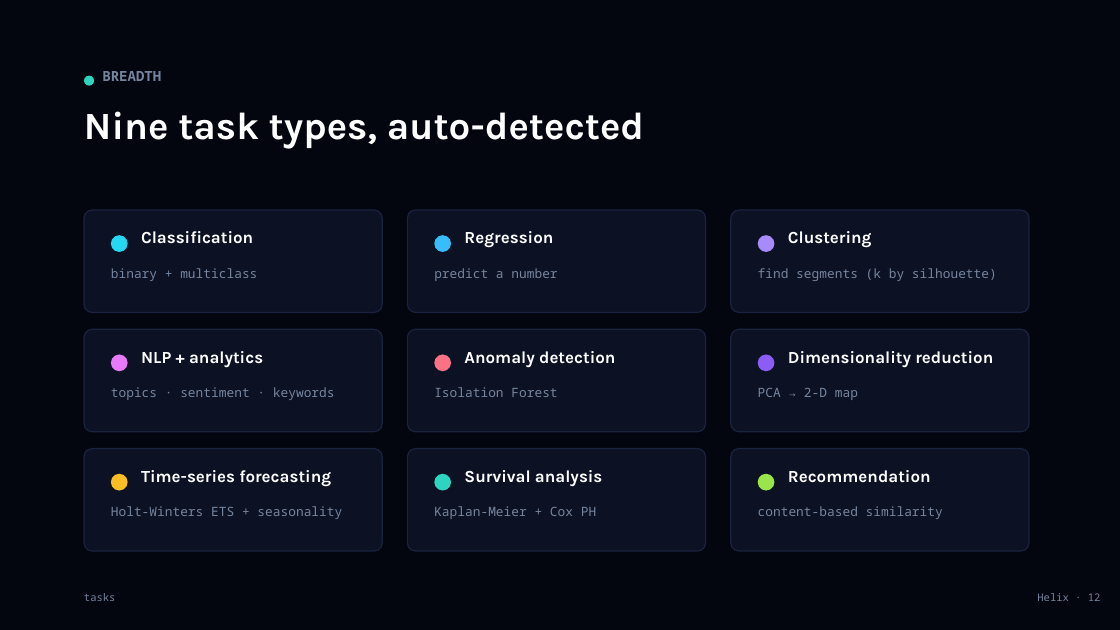
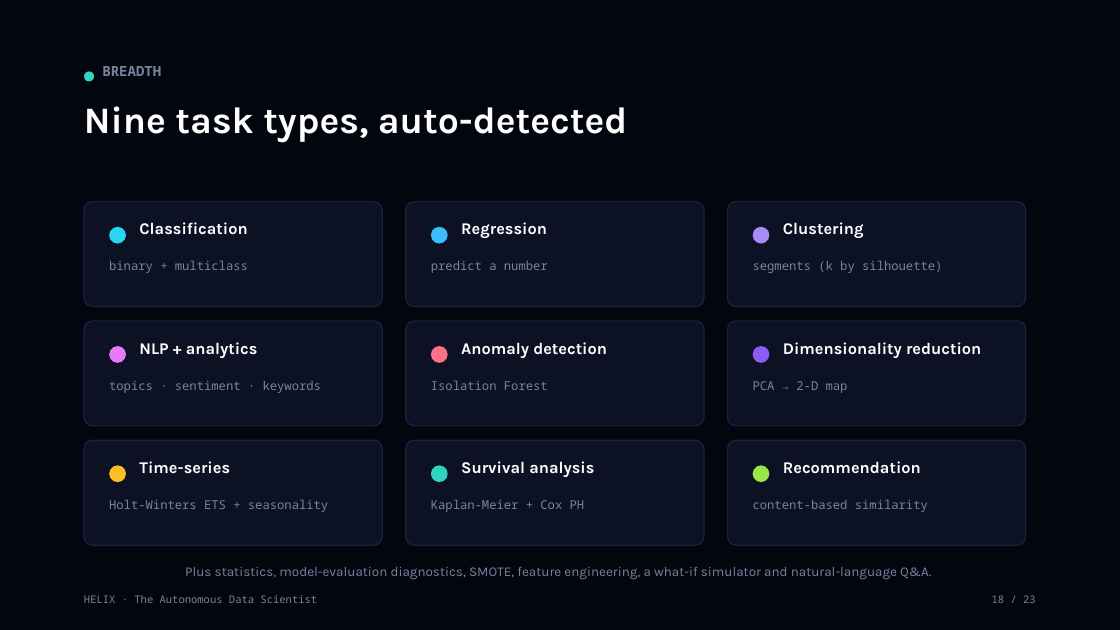
Before and after one commit to Srujan29112001/helix, a slide deck: slide 18 of presentation/Helix_Project_Deck.pptx (slide 12 before the commit). Drawn at 1120x630 pixels with LibreOffice and Linux fonts; fonts in the diff are those of the drawing. Boxes give left, top, right and bottom in pixels: in the first picture for what was removed or moved away, otherwise in the second. Text is boxed around its words. In the diff, an @@ line names an element or a change of style, - is before the commit and + after.

```diff
--- a/presentation/Helix_Project_Deck.pptx
+++ b/presentation/Helix_Project_Deck.pptx
@@ ellipse moved from (x1=84, y1=76, x2=94, y2=86) to (x1=84, y1=71, x2=94, y2=82) @@
@@ text "BREADTH" moved from (x1=102, y1=71, x2=161, y2=81) to (x1=102, y1=66, x2=161, y2=76) @@
@@ text "Nine task types, auto-detected" at (x1=84, y1=106, x2=627, y2=143): size 33 to 32 pt @@
@@ text "binary + multiclass" moved from (x1=111, y1=268, x2=257, y2=281) to (x1=109, y1=261, x2=248, y2=273) @@
@@ text "predict a number" moved from (x1=434, y1=268, x2=557, y2=281) to (x1=431, y1=261, x2=548, y2=273) @@
@@ text at (x1=753, y1=261, x2=942, y2=273): text changed; size 11 to 10.5 pt @@
-find segments (k by silhouette)
+segments (k by silhouette)
@@ text "PCA → 2-D map" moved from (x1=758, y1=388, x2=858, y2=400) to (x1=753, y1=381, x2=848, y2=393) @@
@@ 6 rounded rectangles, 3 ellipses, 2 texts moved together from (x1=84, y1=210, x2=706, y2=551) to (x1=84, y1=202, x2=704, y2=545) @@
@@ text at (x1=139, y1=461, x2=230, y2=474): text changed; size 14.5 to 14 pt @@
-Time-series forecasting
+Time-series
@@ 6 texts, 6 ellipses, 3 rounded rectangles moved together from (x1=434, y1=210, x2=1029, y2=551) to (x1=431, y1=202, x2=1026, y2=545) @@
@@ size 14.5 to 14 pt in 8 elements at (x1=139, y1=222, x2=247, y2=235), (x1=139, y1=342, x2=258, y2=358), (x1=461, y1=222, x2=547, y2=238), (x1=461, y1=461, x2=594, y2=477), (x1=461, y1=342, x2=607, y2=358), (x1=783, y1=222, x2=864, y2=238), (x1=783, y1=342, x2=981, y2=358), (x1=783, y1=461, x2=921, y2=474) @@
@@ size 11 to 10.5 pt in 8 elements at (x1=109, y1=261, x2=248, y2=273), (x1=109, y1=381, x2=321, y2=393), (x1=109, y1=500, x2=328, y2=512), (x1=431, y1=381, x2=548, y2=390), (x1=431, y1=500, x2=585, y2=512), (x1=431, y1=261, x2=548, y2=273), (x1=753, y1=381, x2=848, y2=393), (x1=753, y1=500, x2=928, y2=512) @@
@@ text added at (x1=185, y1=567, x2=931, y2=579), 11.5 pt, text #76859F @@
+Plus statistics, model-evaluation diagnostics, SMOTE, feature engineering, a what-if simulator and natural-language Q&A.
@@ text at (x1=84, y1=595, x2=317, y2=603): text changed @@
-tasks
+HELIX · The Autonomous Data Scientist
@@ text added at (x1=992, y1=595, x2=1036, y2=603), 9 pt, text #76859F @@
+18 / 23
@@ text removed at (x1=1037, y1=593, x2=1101, y2=601) @@
-Helix · 12
```
Also in this commit, not shown: 4 other slides changed, 18 slides added, 15 slides removed, 4 other files.
